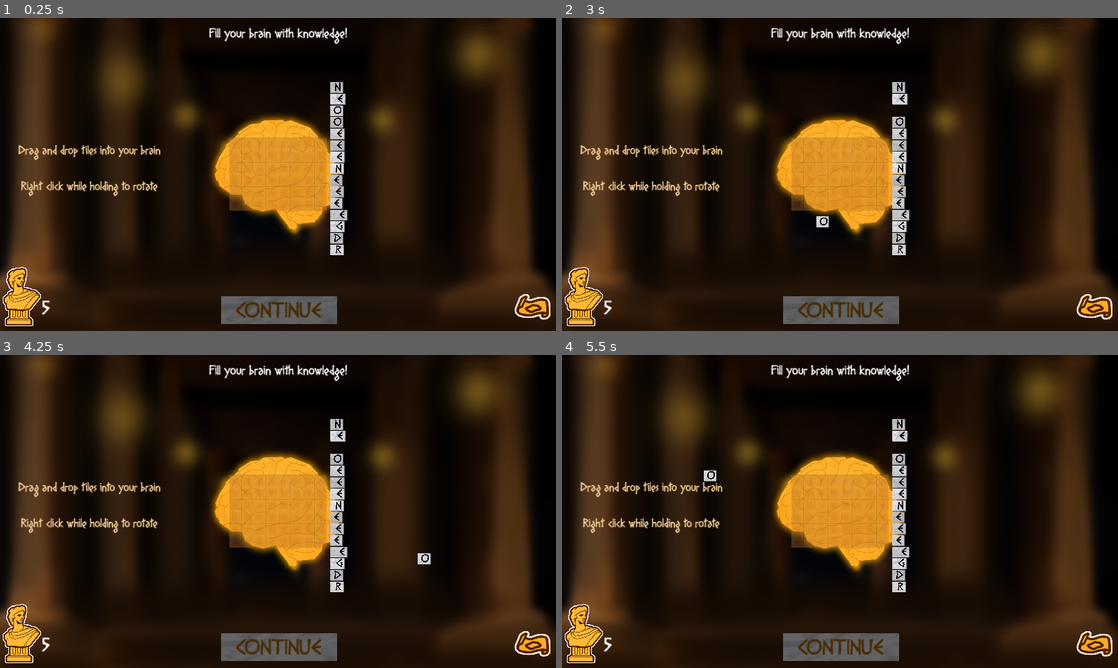
Above: before the commit, frames 1-4 (two rows, left to right).
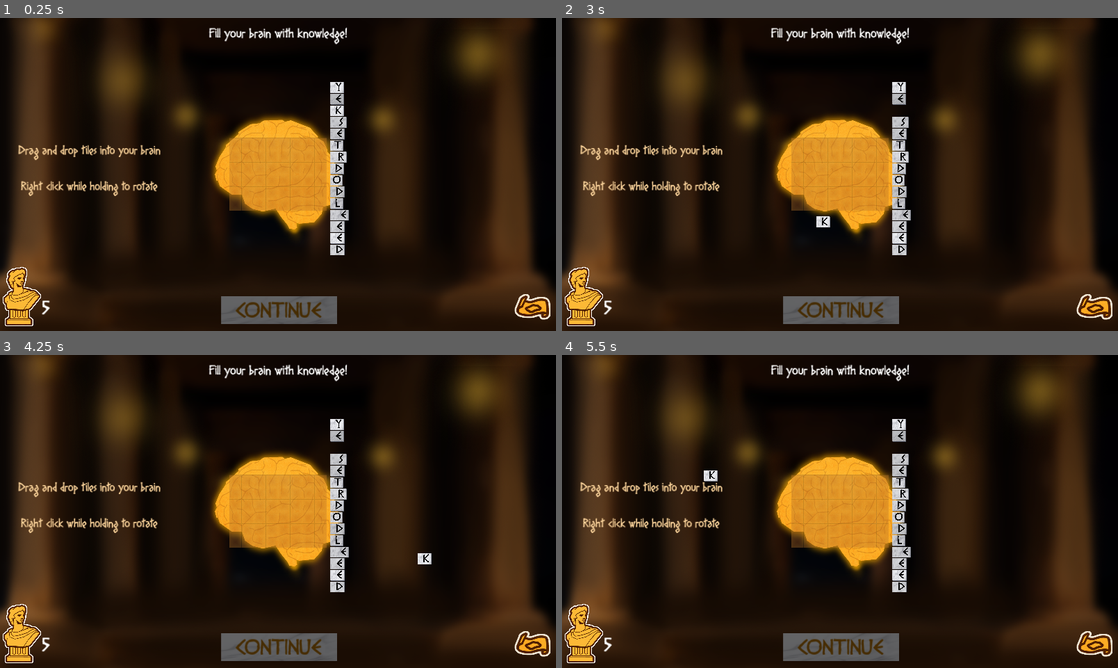
Above: after the commit, the same moments.

Repository: hulien22/ldjam54
Game: Godot game, scene res://scenes/main.tscn
The game is run twice, just before and just after one commit, with the same random seed, the same clock (stepped at 60 frames per second) and the same inputs. This scene is started directly instead of the project's main scene. The engine's default icon, where the game draws it, is replaced by a stand-in: a white triangle on a blue panel in a dark square.
Inputs (mouse positions are in pixels of both pictures, inside the frame that each line leads up to):
- Up to frame 1 (0.25 s): no input
- Up to frame 2 (3 s): tap Enter at 0.5, 2 s; move the mouse to (962, 158) at 0.52 s; tap Backspace (keybspace) at 0.6, 2.1 s; click (962, 158) at 0.67 s; tap Space at 1.25, 2.75 s; drag from (728, 190) to (895, 86) at 1.27 s; move the mouse to (895, 105) at 2.02 s; click (895, 105) at 2.17 s; drag from (812, 237) to (901, 86) at 2.77 s
- Up to frame 3 (4.25 s): tap Enter at 3.5 s; move the mouse to (444, 558) at 3.52 s; tap Backspace (keybspace) at 3.6 s; click (444, 558) at 3.67 s
- Up to frame 4 (5.5 s): tap Space at 4.25 s; drag from (673, 464) to (901, 423) at 4.27 s; move the mouse to (867, 511) at 5.02 s; tap Backspace (keybspace) at 5.1 s; click (867, 511) at 5.17 s

The runs differ from the first frame. In frame 1, 0.6% of the frame differs, in the area x 59-63%, y 20-76%; in frame 2, 0.6%, in the area x 45-63%, y 20-76%; in frame 3, 0.6%; in frame 4, 0.6%.

Commit message:
fix first wiggle anim

Diff:
--- a/scripts/main.gd
+++ b/scripts/main.gd
@@ -36,7 +36,11 @@
 #	map.length = 1;
 	map.set_stage(stage);
 	map.connect("moved_to_location", _on_moved_to_location)
-#	map.set_enabled();
+	# hacky code to call ready
+	$SceneHolder.add_child(map)
+	$SceneHolder.remove_child(map)
+	map.set_enabled();
+
 	brain_preview = brain_preview_scene.instantiate()
 	$UI/MapBtn/Button.pressed.connect(self.show_map_preview);
 	$UI/BrainBtn/Button.pressed.connect(self.show_brain_preview);
